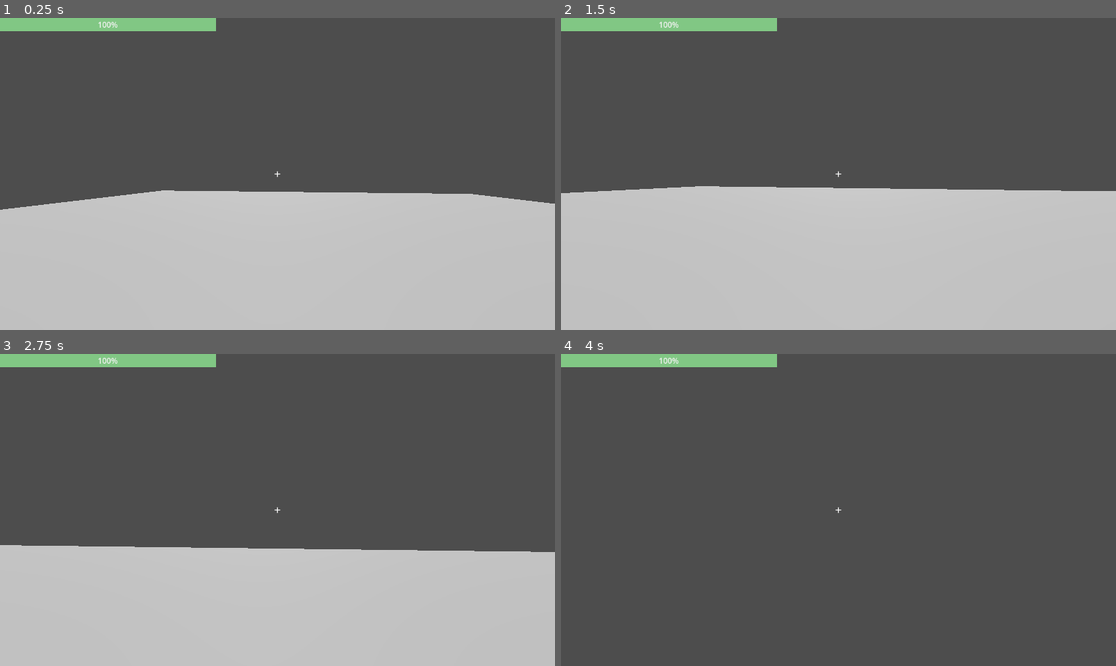
Above: before the commit, frames 1-4 (two rows, left to right).
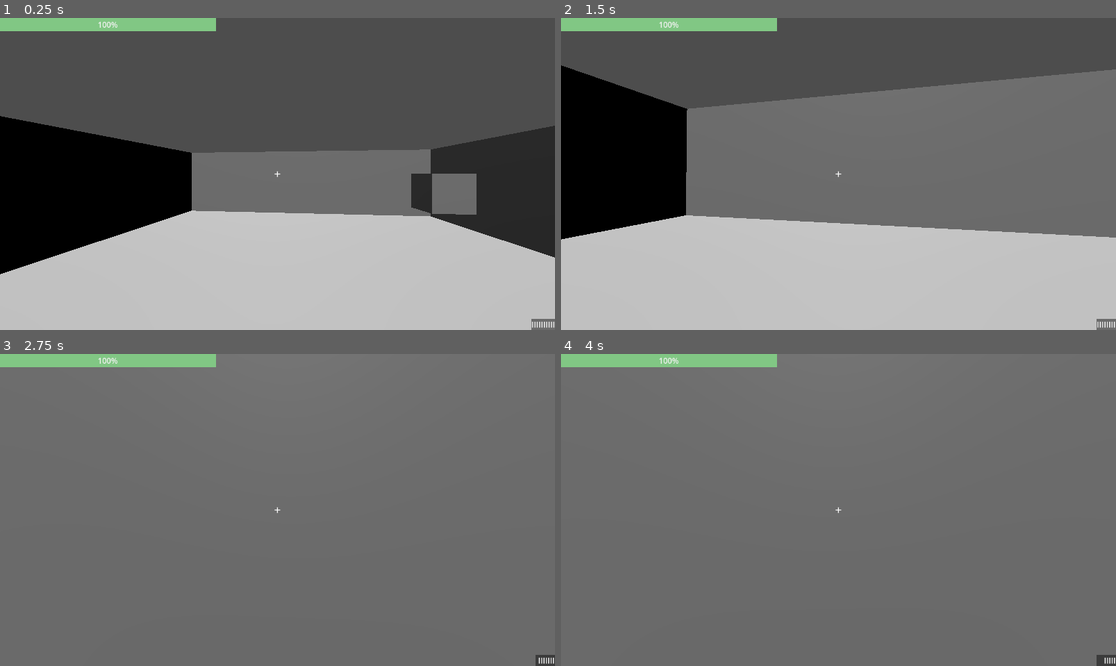
Above: after the commit, the same moments.

Repository: mikeren94/graveyard-shift
Game: Godot game, scene res://Scenes/Main.tscn
The game is run twice, just before and just after one commit, with the same random seed, the same clock (stepped at 60 frames per second) and the same inputs.
Inputs (mouse positions are in pixels of both pictures, inside the frame that each line leads up to):
- Up to frame 1 (0.25 s): no input
- Up to frame 2 (1.5 s): move the mouse to (866, 174) at 0.52 s; press the mouse at (866, 174) at 0.53 s; hold W (move_forward) from 0.53 s (still down); move the mouse to (810, 174) at 1.27 s; release the mouse at (810, 174) at 1.28 s; click (810, 174) at 1.35 s
- Up to frame 3 (2.75 s): keep holding W (move_forward); move the mouse to (288, 503) at 2.02 s; press the mouse at (288, 503) at 2.03 s
- Up to frame 4 (4 s): keep holding W (move_forward); move the mouse to (832, 516) at 2.77 s; release the mouse at (832, 516) at 2.78 s; click (832, 516) at 2.85 s; tap Enter at 3.5 s; move the mouse to (877, 513) at 3.52 s; press the mouse at (877, 513) at 3.53 s

The runs differ from the first frame. In frame 1, 28% of the frame differs, in the area x 0-100%, y 31-100%; in frame 2, 44%; in frame 3, 98%, in the area x 0-100%, y 0-100%; in frame 4, 98%.

Commit message:
Added ammo counter and reload mechanic

Diff:
--- a/Assets/Player/Gun.gd
+++ b/Assets/Player/Gun.gd
@@ -2,20 +2,37 @@
 
 @export var damage := 10
 @export var fire_rate := 0.2
+@export var ammo := 100
+@export var ammo_capacity := 10.0
+@export var reload_time := 2.1
 
 var recoil_srength := 2.0
 var recoil_recovery_speed := 10.0
 var recoil_current := 0
 var can_fire := true
 var player: CharacterBody3D
+var current_mag = ammo_capacity
+var ammo_display: Label
+var promt_reload: Label
+var is_reloading = false
 
 func _ready() -> void:
 	player = get_tree().get_first_node_in_group("Player")
+	ammo_display = get_tree().root.get_node("Main/PlayerUI/AmmoDisplay")
+	promt_reload = get_tree().root.get_node("Main/PlayerUI/PromptReload")
+	var events = InputMap.action_get_events("reload")
+	if events.size() > 0:
+		var key_name = events[0].as_text()
+		promt_reload.text = "Press " + key_name.split(" ")[0] + " to reload"
+	promt_reload.visible = false
+	update_gun_ui()
 
 func shoot():
-	if not can_fire:
+	if not can_fire or is_reloading:
 		return
-
+	if current_mag == 0:
+		$NoAmmo.play()
+		return
 	can_fire = false
 	_fire()
 
@@ -32,6 +49,17 @@
 
 	var ray = $RayCast3D
 
+	# Decrease ammo and mag
+	ammo -= 1
+	current_mag -= 1
+
+	# If the ammo or current mag is 0 then the player can't fire
+	if (current_mag == 0):
+		promt_reload.visible = true
+		can_fire = false
+	# Update the ammo display as we have fired a bullet
+	update_gun_ui()
+
 	if ray.is_colliding():
 
 		var target = ray.get_collider()
@@ -44,3 +72,22 @@
 	else:
 		pass
 		#print("Miss")
+
+func reload():
+	promt_reload.visible = false
+	is_reloading = true
+	$Reload.play()
+	var remaining_ammo = current_mag + ammo
+	# If the remaining ammo is greater than the mag capacity, then fill it to the top
+	await get_tree().create_timer(reload_time).timeout
+
+	if remaining_ammo > ammo_capacity:
+		current_mag = ammo_capacity
+	else:
+		# Fill the gun with the remaining bullets
+		current_mag = remaining_ammo
+	is_reloading = false
+	update_gun_ui()
+
+func update_gun_ui():
+	ammo_display.text = "I".repeat(current_mag)
--- a/Assets/Player/Player.gd
+++ b/Assets/Player/Player.gd
@@ -35,6 +35,8 @@
 func _input(event):
 	if event.is_action_pressed("shoot"):
 		$GameCamera/Gun.shoot()
+	if event.is_action_pressed("reload"):
+		$GameCamera/Gun.reload()
 
 func add_recoil():
 	recoil_current += recoil_strength
--- a/Assets/Player/Player.tscn
+++ b/Assets/Player/Player.tscn
@@ -1,9 +1,11 @@
-[gd_scene load_steps=6 format=3 uid="uid://cediswgqkrxr"]
+[gd_scene load_steps=8 format=3 uid="uid://cediswgqkrxr"]
 
 [ext_resource type="Script" path="res://Assets/Player/Gun.gd" id="1_ejw3k"]
 [ext_resource type="AudioStream" uid="uid://fg5nho7kbxqs" path="res://Assets/Sounds/gunshot.wav" id="1_pp57a"]
 [ext_resource type="Script" path="res://Assets/Player/Player.gd" id="1_xhn6q"]
 [ext_resource type="AudioStream" uid="uid://c5kefa6gb5v5u" path="res://Assets/Sounds/player_hit.wav" id="4_e2qq2"]
+[ext_resource type="AudioStream" uid="uid://hmkmwcdl7n4g" path="res://Assets/Sounds/gun_no_ammo.wav" id="4_elyk0"]
+[ext_resource type="AudioStream" uid="uid://b3wqah6v2ojkg" path="res://Assets/Sounds/gunreload.wav" id="5_u4rjo"]
 
 [sub_resource type="CapsuleShape3D" id="CapsuleShape3D_pev04"]
 
@@ -12,6 +14,7 @@
 script = ExtResource("1_xhn6q")
 
 [node name="GameCamera" type="Camera3D" parent="."]
+transform = Transform3D(1, 0, 0, 0, 1, 0, 0, 0, 1, 0, 0.788193, 0)
 
 [node name="Gun" type="Node3D" parent="GameCamera"]
 transform = Transform3D(1, 0, 0, 0, 1, 0, 0, 0, 1, 0.2, -0.2, -0.5)
@@ -24,6 +27,12 @@
 [node name="GunshotSound" type="AudioStreamPlayer3D" parent="GameCamera/Gun"]
 stream = ExtResource("1_pp57a")
 
+[node name="NoAmmo" type="AudioStreamPlayer3D" parent="GameCamera/Gun"]
+stream = ExtResource("4_elyk0")
+
+[node name="Reload" type="AudioStreamPlayer3D" parent="GameCamera/Gun"]
+stream = ExtResource("5_u4rjo")
+
 [node name="HitBox" type="CollisionShape3D" parent="."]
 shape = SubResource("CapsuleShape3D_pev04")
 
--- a/Assets/Prefabs/Cubicle.tscn
+++ /dev/null
@@ -1,51 +0,0 @@
-[gd_scene load_steps=7 format=3 uid="uid://bowxmxyugycbe"]
-
-[sub_resource type="BoxMesh" id="BoxMesh_omi5h"]
-
-[sub_resource type="BoxShape3D" id="BoxShape3D_41y1d"]
-
-[sub_resource type="BoxShape3D" id="BoxShape3D_10lva"]
-
-[sub_resource type="BoxShape3D" id="BoxShape3D_xwyaj"]
-
-[sub_resource type="BoxMesh" id="BoxMesh_54yku"]
-
-[sub_resource type="BoxShape3D" id="BoxShape3D_evbla"]
-
-[node name="Cubicle" type="Node3D"]
-
-[node name="SideWall" type="MeshInstance3D" parent="."]
-transform = Transform3D(2, 0, 0, 0, 2.5, 0, 0, 0, 0.1, 0, 0, 0)
-mesh = SubResource("BoxMesh_omi5h")
-
-[node name="StaticBody3D" type="StaticBody3D" parent="SideWall"]
-
-[node name="CollisionShape3D" type="CollisionShape3D" parent="SideWall/StaticBody3D"]
-shape = SubResource("BoxShape3D_41y1d")
-
-[node name="SideWall2" type="MeshInstance3D" parent="."]
-transform = Transform3D(2, 0, 0, 0, 2.5, 0, 0, 0, 0.1, 0, 0, -2)
-mesh = SubResource("BoxMesh_omi5h")
-
-[node name="StaticBody3D" type="StaticBody3D" parent="SideWall2"]
-
-[node name="CollisionShape3D" type="CollisionShape3D" parent="SideWall2/StaticBody3D"]
-shape = SubResource("BoxShape3D_10lva")
-
-[node name="BackWall" type="MeshInstance3D" parent="."]
-transform = Transform3D(5.96046e-08, 0, 0.1, 0, 2.5, 0, -2, 0, 0, -1, 0, -1)
-mesh = SubResource("BoxMesh_omi5h")
-
-[node name="StaticBody3D" type="StaticBody3D" parent="BackWall"]
-
-[node name="CollisionShape3D" type="CollisionShape3D" parent="BackWall/StaticBody3D"]
-shape = SubResource("BoxShape3D_xwyaj")
-
-[node name="Desk" type="MeshInstance3D" parent="."]
-transform = Transform3D(-6.55671e-08, 0, 0.7, 0, 0.8, 0, -1.5, 0, -3.0598e-08, 0, -0.761877, -1)
-mesh = SubResource("BoxMesh_54yku")
-
-[node name="StaticBody3D" type="StaticBody3D" parent="Desk"]
-
-[node name="CollisionShape3D" type="CollisionShape3D" parent="Desk/StaticBody3D"]
-shape = SubResource("BoxShape3D_evbla")
--- a/Assets/Prefabs/Pillar.tscn
+++ /dev/null
@@ -1,16 +0,0 @@
-[gd_scene load_steps=3 format=3 uid="uid://j2r28h0al83c"]
-
-[sub_resource type="BoxMesh" id="BoxMesh_327s0"]
-
-[sub_resource type="BoxShape3D" id="BoxShape3D_0fu77"]
-
-[node name="Pillar" type="Node3D"]
-
-[node name="Mesh" type="MeshInstance3D" parent="."]
-transform = Transform3D(0.5, 0, 0, 0, 3, 0, 0, 0, 0.5, 0, 0, 0)
-mesh = SubResource("BoxMesh_327s0")
-
-[node name="StaticBody3D" type="StaticBody3D" parent="Mesh"]
-
-[node name="CollisionShape3D" type="CollisionShape3D" parent="Mesh/StaticBody3D"]
-shape = SubResource("BoxShape3D_0fu77")
--- a/Assets/Prefabs/Wall.tscn
+++ /dev/null
@@ -1,17 +0,0 @@
-[gd_scene load_steps=3 format=3 uid="uid://bf1h2fq84odua"]
-
-[sub_resource type="BoxMesh" id="BoxMesh_j8nfm"]
-
-[sub_resource type="BoxShape3D" id="BoxShape3D_m4dn4"]
-
-[node name="Wall" type="Node3D"]
-
-[node name="Mesh" type="MeshInstance3D" parent="."]
-transform = Transform3D(20, 0, 0, 0, 3, 0, 0, 0, 1, 0, 0, 0)
-mesh = SubResource("BoxMesh_j8nfm")
-skeleton = NodePath("../..")
-
-[node name="StaticBody3D" type="StaticBody3D" parent="Mesh"]
-
-[node name="CollisionShape3D" type="CollisionShape3D" parent="Mesh/StaticBody3D"]
-shape = SubResource("BoxShape3D_m4dn4")
--- a/Levels/Level.tscn
+++ b/Levels/Level.tscn
@@ -1,7 +1,7 @@
-[gd_scene load_steps=4 format=3 uid="uid://c5v1x7gq64q0q"]
+[gd_scene load_steps=6 format=3 uid="uid://c5v1x7gq64q0q"]
 
 [sub_resource type="NavigationMesh" id="NavigationMesh_af678"]
-vertices = PackedVector3Array(-19.5, 0.5, -19.5, -19.5, 0.5, 19.5, 19.5, 0.5, 19.5, 19.5, 0.5, -19.5)
+vertices = PackedVector3Array(-8.75, 0.5, -8.75, -8.75, 0.5, 9, 9, 0.5, 9, 9, 0.5, -8.75)
 polygons = [PackedInt32Array(3, 2, 0), PackedInt32Array(0, 2, 1)]
 
 [sub_resource type="PlaneMesh" id="PlaneMesh_2sa6h"]
@@ -9,13 +9,18 @@
 [sub_resource type="ConcavePolygonShape3D" id="ConcavePolygonShape3D_astwc"]
 data = PackedVector3Array(1, 0, 1, -1, 0, 1, 1, 0, -1, -1, 0, 1, -1, 0, -1, 1, 0, -1)
 
+[sub_resource type="BoxMesh" id="BoxMesh_12pq3"]
+
+[sub_resource type="ConcavePolygonShape3D" id="ConcavePolygonShape3D_prnam"]
+data = PackedVector3Array(-0.5, 0.5, 0.5, 0.5, 0.5, 0.5, -0.5, -0.5, 0.5, 0.5, 0.5, 0.5, 0.5, -0.5, 0.5, -0.5, -0.5, 0.5, 0.5, 0.5, -0.5, -0.5, 0.5, -0.5, 0.5, -0.5, -0.5, -0.5, 0.5, -0.5, -0.5, -0.5, -0.5, 0.5, -0.5, -0.5, 0.5, 0.5, 0.5, 0.5, 0.5, -0.5, 0.5, -0.5, 0.5, 0.5, 0.5, -0.5, 0.5, -0.5, -0.5, 0.5, -0.5, 0.5, -0.5, 0.5, -0.5, -0.5, 0.5, 0.5, -0.5, -0.5, -0.5, -0.5, 0.5, 0.5, -0.5, -0.5, 0.5, -0.5, -0.5, -0.5, 0.5, 0.5, 0.5, -0.5, 0.5, 0.5, 0.5, 0.5, -0.5, -0.5, 0.5, 0.5, -0.5, 0.5, -0.5, 0.5, 0.5, -0.5, -0.5, -0.5, 0.5, 0.5, -0.5, 0.5, -0.5, -0.5, -0.5, 0.5, -0.5, 0.5, 0.5, -0.5, -0.5, -0.5, -0.5, -0.5)
+
 [node name="Level" type="Node3D"]
 
 [node name="NavigationRegion3D" type="NavigationRegion3D" parent="."]
 navigation_mesh = SubResource("NavigationMesh_af678")
 
 [node name="Floor" type="MeshInstance3D" parent="NavigationRegion3D"]
-transform = Transform3D(20, 0, 0, 0, 1, 0, 0, 0, 20, 0, 0, 0)
+transform = Transform3D(10, 0, 0, 0, 1, 0, 0, 0, 10, 0, 0, 0)
 mesh = SubResource("PlaneMesh_2sa6h")
 
 [node name="StaticBody3D" type="StaticBody3D" parent="NavigationRegion3D/Floor"]
@@ -23,3 +28,43 @@
 [node name="CollisionShape3D" type="CollisionShape3D" parent="NavigationRegion3D/Floor/StaticBody3D"]
 transform = Transform3D(1, 0, 0, 0, 1, 0, 0, 0, 1, 0, 0, 0)
 shape = SubResource("ConcavePolygonShape3D_astwc")
+
+[node name="Wall" type="MeshInstance3D" parent="NavigationRegion3D"]
+transform = Transform3D(20, 0, 0, 0, 5, 0, 0, 0, 1, 0, 2.5, 10)
+mesh = SubResource("BoxMesh_12pq3")
+
+[node name="StaticBody3D" type="StaticBody3D" parent="NavigationRegion3D/Wall"]
+
+[node name="CollisionShape3D" type="CollisionShape3D" parent="NavigationRegion3D/Wall/StaticBody3D"]
+transform = Transform3D(1, 0, 0, 0, 1, 0, 0, 0, 1, 0, 0, 0)
+shape = SubResource("ConcavePolygonShape3D_prnam")
+
+[node name="Wall2" type="MeshInstance3D" parent="NavigationRegion3D"]
+transform = Transform3D(20, 0, 0, 0, 5, 0, 0, 0, 1, 0, 2.5, -10)
+mesh = SubResource("BoxMesh_12pq3")
+
+[node name="StaticBody3D" type="StaticBody3D" parent="NavigationRegion3D/Wall2"]
+
+[node name="CollisionShape3D" type="CollisionShape3D" parent="NavigationRegion3D/Wall2/StaticBody3D"]
+transform = Transform3D(1, 0, 0, 0, 1, 0, 0, 0, 1, 0, 0, 0)
+shape = SubResource("ConcavePolygonShape3D_prnam")
+
+[node name="Wall3" type="MeshInstance3D" parent="NavigationRegion3D"]
+transform = Transform3D(-1.90735e-06, 0, 1, 0, 5, 0, -20, 0, 2.98023e-08, 10, 2.5, 0)
+mesh = SubResource("BoxMesh_12pq3")
+
+[node name="StaticBody3D" type="StaticBody3D" parent="NavigationRegion3D/Wall3"]
+
+[node name="CollisionShape3D" type="CollisionShape3D" parent="NavigationRegion3D/Wall3/StaticBody3D"]
+transform = Transform3D(1, 0, 0, 0, 1, 0, 0, 0, 1, 0, 0, 0)
+shape = SubResource("ConcavePolygonShape3D_prnam")
+
+[node name="Wall4" type="MeshInstance3D" parent="NavigationRegion3D"]
+transform = Transform3D(-1.90735e-06, 0, 1, 0, 5, 0, -20, 0, 2.98023e-08, -10, 2.5, 0)
+mesh = SubResource("BoxMesh_12pq3")
+
+[node name="StaticBody3D" type="StaticBody3D" parent="NavigationRegion3D/Wall4"]
+
+[node name="CollisionShape3D" type="CollisionShape3D" parent="NavigationRegion3D/Wall4/StaticBody3D"]
+transform = Transform3D(1, 0, 0, 0, 1, 0, 0, 0, 1, 0, 0, 0)
+shape = SubResource("ConcavePolygonShape3D_prnam")
--- a/Scenes/Main.tscn
+++ b/Scenes/Main.tscn
@@ -9,6 +9,12 @@
 
 [sub_resource type="StyleBoxFlat" id="StyleBoxFlat_k2rb1"]
 bg_color = Color(0.505882, 0.780392, 0.517647, 1)
+
+[sub_resource type="StyleBoxFlat" id="StyleBoxFlat_obtyx"]
+bg_color = Color(0, 0, 0, 0.446)
+
+[sub_resource type="StyleBoxFlat" id="StyleBoxFlat_pfyx4"]
+bg_color = Color(0, 0, 0, 0.4)
 
 [node name="Main" type="Node3D"]
 
@@ -65,5 +71,32 @@
 text = "X"
 horizontal_alignment = 1
 
+[node name="AmmoDisplay" type="Label" parent="PlayerUI"]
+anchors_preset = 3
+anchor_left = 1.0
+anchor_top = 1.0
+anchor_right = 1.0
+anchor_bottom = 1.0
+offset_left = -40.0
+offset_top = -23.0
+grow_horizontal = 0
+grow_vertical = 0
+theme_override_styles/normal = SubResource("StyleBoxFlat_obtyx")
+horizontal_alignment = 2
+
+[node name="PromptReload" type="Label" parent="PlayerUI"]
+anchors_preset = 8
+anchor_left = 0.5
+anchor_top = 0.5
+anchor_right = 0.5
+anchor_bottom = 0.5
+offset_left = -20.0
+offset_top = -11.5
+offset_right = 20.0
+offset_bottom = 11.5
+grow_horizontal = 2
+grow_vertical = 2
+theme_override_styles/normal = SubResource("StyleBoxFlat_pfyx4")
+
 [node name="EnemySpawner" parent="." instance=ExtResource("3_geujl")]
-transform = Transform3D(1, 0, 0, 0, 1, 0, 0, 0, 1, -11, 1, -5)
+transform = Transform3D(1, 0, 0, 0, 1, 0, 0, 0, 1, -3.73093, 2.67077, -0.964952)
--- a/project.godot
+++ b/project.godot
@@ -78,3 +78,8 @@
 "events": [Object(InputEventMouseButton,"resource_local_to_scene":false,"resource_name":"","device":-1,"window_id":0,"a …(258 unchanged characters)…
 ]
 }
+reload={
+"deadzone": 0.5,
+"events": [Object(InputEventKey,"resource_local_to_scene":false,"resource_name":"","device":-1,"window_id":0,"alt_pressed":false,"shift_pressed":false,"ctrl_pressed":false,"meta_pressed":false,"pressed":false,"keycode":0,"physical_keycode":82,"key_label":0,"unicode":114,"location":0,"echo":false,"script":null)
+]
+}
Binary file added: Assets/Prefabs/OfficeFbx/desk with divider.fbx
Not shown, added: Assets/Prefabs/OfficeFbx/desk with divider.fbx.import
Binary file added: Assets/Prefabs/OfficeFbx/desk, chair and PC.fbx
Not shown, added: Assets/Prefabs/OfficeFbx/desk, chair and PC.fbx.import
Not shown, added: Assets/Sounds/gun_no_ammo.wav.import
Not shown, added: Assets/Sounds/gunreload.wav.import
Not shown: 1 places in Scenes/Main.tscn that only renumber resources
Not shown, added: Assets/Sounds/gun_no_ammo.wav
Not shown, added: Assets/Sounds/gunreload.wav
